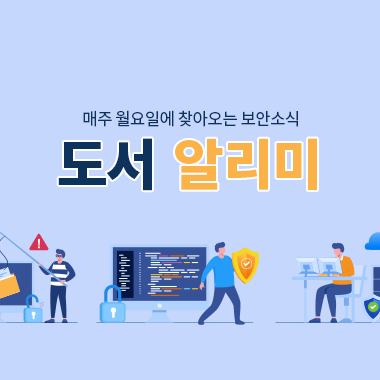
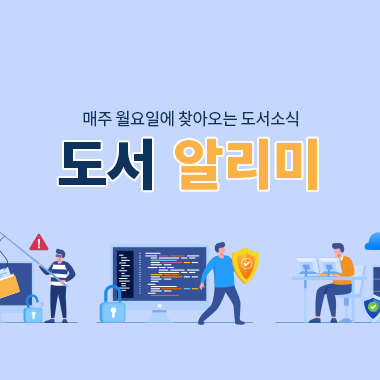
Comparing the layer stacks of the two 380 x 380 images. Changes:
renamed "매주 월요일에 찾아오는 보안소식" to "매주 월요일에 찾아오는 도서소식", painted on it over bbox(241, 110, 270, 127)
